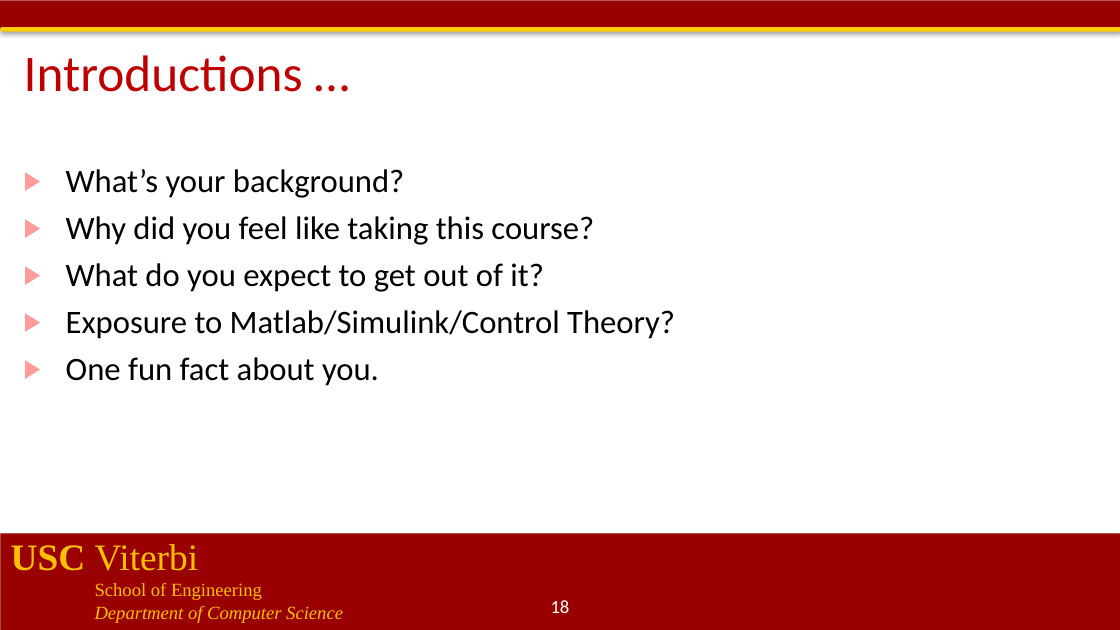
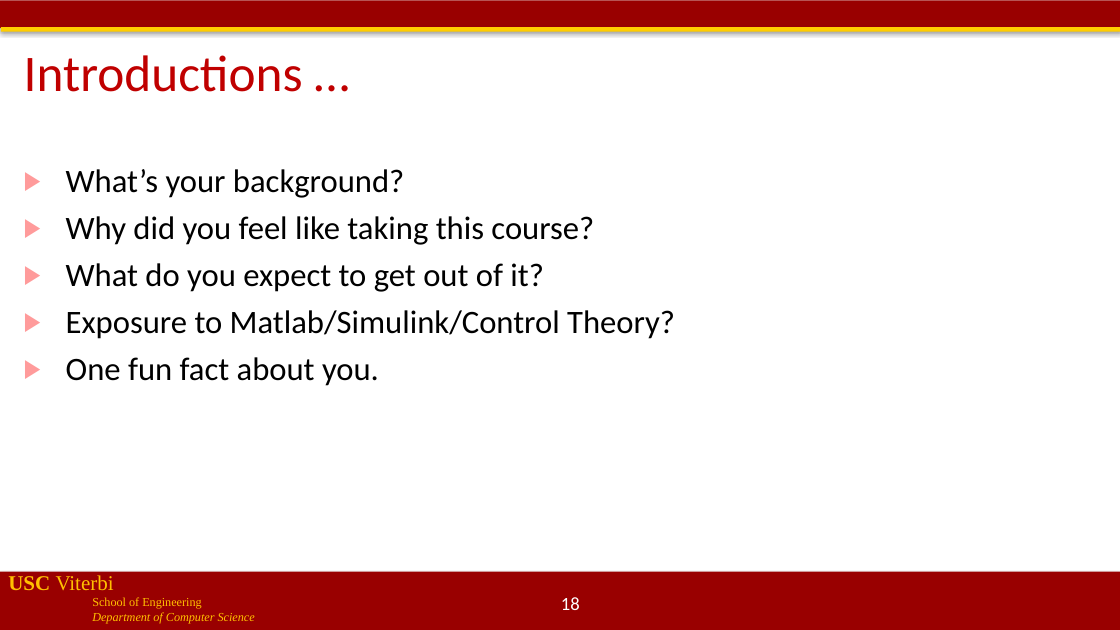
Before and after one commit to jdeshmukh/jdeshmukh.github.io, a slide deck: slide 18 of teaching/cs513-autocps-fall-2020/course-intro.pptx. Drawn at 1120x630 pixels with LibreOffice and Linux fonts; fonts in the diff are those of the drawing; background and template pictures are left out. Boxes give left, top, right and bottom in pixels: in the first picture for what was removed or moved away, otherwise in the second. Text is boxed around its words. In the diff, an @@ line names an element or a change of style, - is before the commit and + after.

```diff
--- a/teaching/cs513-autocps-fall-2020/course-intro.pptx
+++ b/teaching/cs513-autocps-fall-2020/course-intro.pptx
@@ text "USC Viterbi": place and size @@
-text "USC Viterbi" at (11,544,343,623)
+text "USC Viterbi" at (8,575,255,624)
@@ text "USC Viterbi" at (8,575,255,624): size 32 to 18 pt in "USC Viterbi"; size 16 to 10.5 pt in "School of Engineering", "Department of Computer Science" @@
@@ rectangle: place and size @@
-rectangle at (0,534,1120,630)
+rectangle at (0,572,1120,630)
@@ page number: place and size @@
-page number at (551,600,570,613)
+page number at (561,597,580,610)
```
Also in this commit, not shown: 18 other slides changed.
